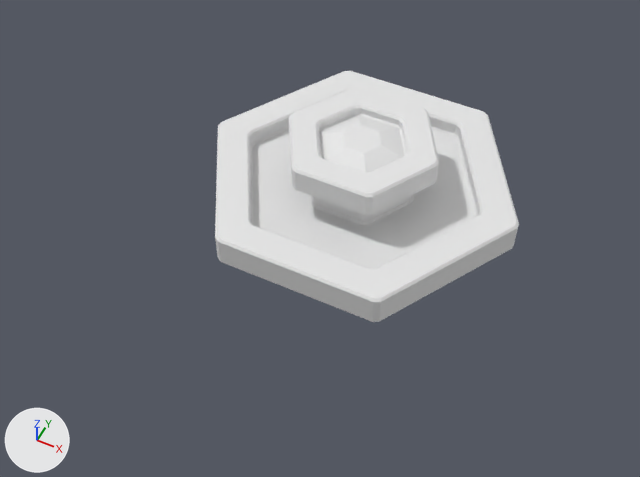
A saved change to the Blender file assets/PROP/school.blend.
Camera for both pictures: a 50 mm camera at (4.54, -10.72, 11.76) aimed at (-0.25, -1.14, -0.22). Every picture has the same lights, and +X, +Y and +Z are marked at lower left.

The first picture shows 'fountain'.
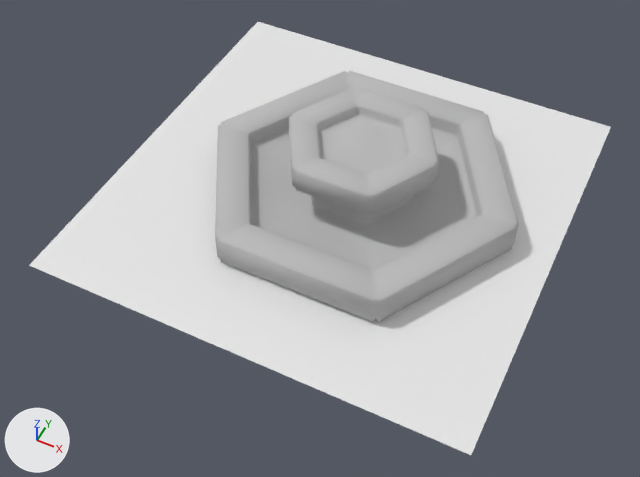
Commit message: Modeling fountain part3

What differs and where, as boxes [x1, y1, x2, y2] in the pictures (640 x 477 px):
'Plane', added: after [29, 22, 611, 455]
part 1 of me_cylinder, built on: [215, 71, 519, 322] in both
part 2 of me_cylinder, recoloured (white to grey): [215, 71, 519, 322] in both

The change, as a list of edits to the scene's bpy script:
```text
Add mat_cycles:
    mat_cycles = diffuse_material('cycles')
    mat_cycles.base_color = (0.5, 0.5, 0.5)  # grey #bcbcbc
Change me_cylinder:
    used by ob_fountain; location = (0.0, 0.0, 0.3); rotation_euler = (0.0, 0.0, 0.524), in degrees (0, 0, 30)
    remove me_cylinder.from_pydata(...)  # 234 vertices, 223 faces; spans x -2.6..2.6, y -2.97..2.97, z -0.3..1.1
    add me_cylinder.from_pydata(...)  # 342 vertices, 325 faces; spans x -2.6..2.6, y -2.97..2.97, z -0.3..1.1
    me_cylinder part 1
    108 faces are deleted
    62 vertices are added at x -2.54..2.54, y -2.93..2.93, z -0.26..1.08
    10 new vertices lie (0.0, -0.06, -0.02) away from vertices in x -2.54..2.54, y -1.09..1.53, z 0.26..1.1
    10 new vertices lie (0.0, 0.06, -0.02) away from vertices in x -2.54..2.54, y -1.53..1.09, z 0.26..1.1
    7 new vertices lie (0.06, 0.03, -0.02) away from vertices in x -0.06..1.98, y -2.92..2.32, z 0.26..1.1
    7 new vertices lie (0.06, -0.03, -0.02) away from vertices in x -0.06..1.98, y -2.32..2.92, z 0.26..1.1
    6 new vertices lie (0.0, 0.0, -0.2) away from vertices in x -2.0..2.0, y -2.31..2.31, z 0.24
    6 new vertices lie (0.0, 0.0, -0.11) away from vertices in x -0.75..0.75, y -0.87..0.87, z 1.04
    210 new faces join them
    me_cylinder part 2: 115 faces spanning x -2.6..2.6, y -2.97..2.97, z -0.3..1.1 switch from no material to mat_cycles (grey #bcbcbc)
Add me_plane:
    me_plane.from_pydata([(-1.0, -1.0, 0.0), (1.0, -1.0, 0.0), (-1.0, 1.0, 0.0), (1.0, 1.0, 0.0)], [], [(0, 1, 3, 2)])
Add ob_plane:
    ob_plane = bpy.data.objects.new('Plane', me_plane)
    ob_plane.location = (-0.35, -0.06, -0.03)
    ob_plane.scale = (4.05, 4.05, 4.05)
```
